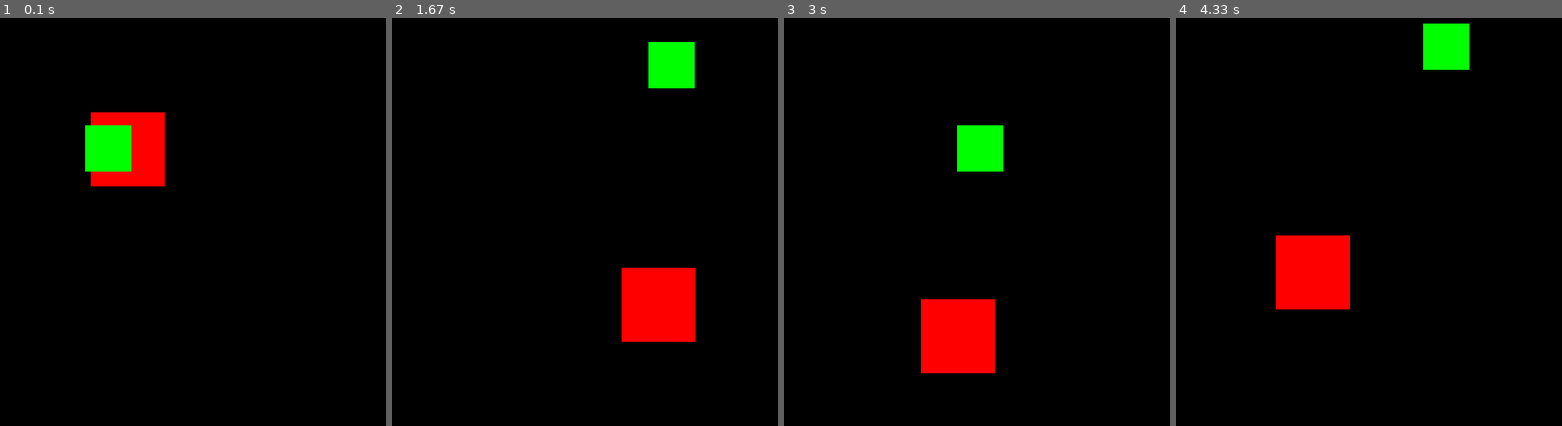
Above: before the commit, frames 1-4 (left to right).
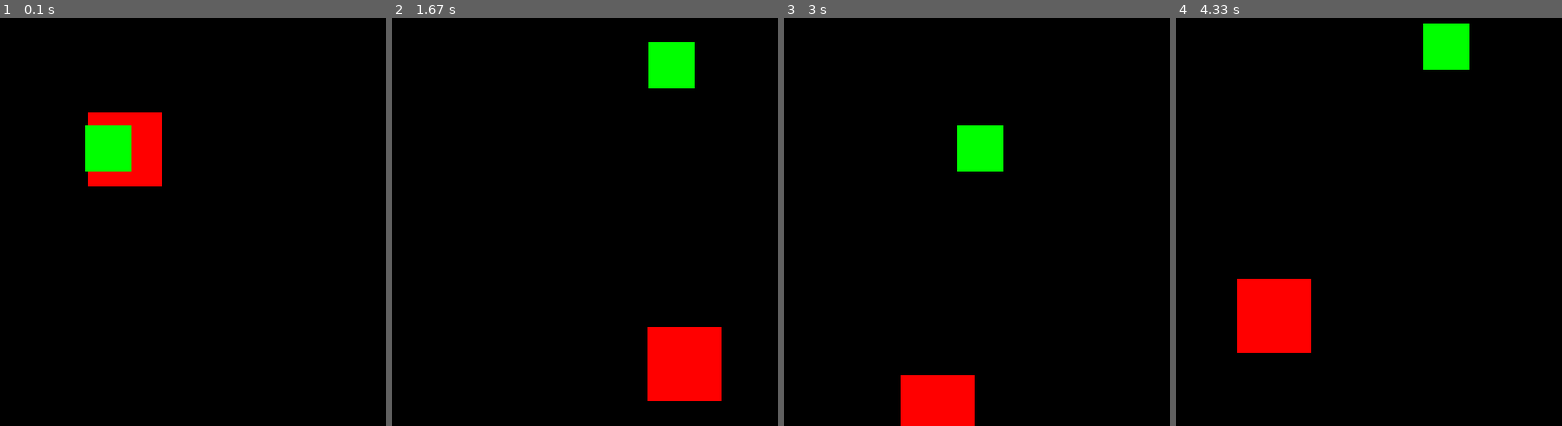
Above: after the commit, the same moments.

Repository: hsiang086/crc-static-exhibition
Game: pygame game, started from main/third_scene.py
Same seed, same stepped clock (60 frames per second), same inputs: the game is played once before the commit and once after it.
Inputs:
- Up to frame 1 (0.1 s): no input
- Up to frame 2 (1.67 s): tap M at 0.33 s; hold Right 0.67-1.13 s; hold Up 1.17-1.47 s; hold Right from 1.5 s (still down)
- Up to frame 3 (3 s): release Right at 1.97 s; hold Left 2-2.53 s; hold Down 2.57-2.87 s; hold Left from 2.9 s (still down)
- Up to frame 4 (4.33 s): release Left at 3.3 s; hold Up 3.33-3.7 s; hold Right from 3.73 s (still down)

The runs differ from the first frame. In frame 1, 0.2% of the frame differs, in the area x 22-43%, y 23-42%; in frame 2, 6.1%, in the area x 59-86%, y 61-94%; in frame 3, 5.9%; in frame 4, 5.6%.

Commit message:
Update third_scene.py

Diff:
--- a/main/third_scene.py
+++ b/main/third_scene.py
@@ -62,7 +62,7 @@
         # circle radius
         self.movecircle_bool = True
         self.circle_speed = 2
-        self.r = 150
+        self.r = 130
         self.rect.centerx = x_center
         self.rect.centery = y_center
         self.circle_centerx = self.rect.centerx
@@ -88,7 +88,7 @@
         bf_bool = True
 
 
-        self.triangle_speed = 1
+        self.triangle_speed = 1.5
         self.step = 100
         self.count += 1
 
@@ -152,7 +152,6 @@
                 self.bf_y = self.rect.centery
             else :
                 self.movetriangle_bool = False
-            print(rand_num)
             self.check = False
         if not self.paused:
             if self.movecircle_bool:
